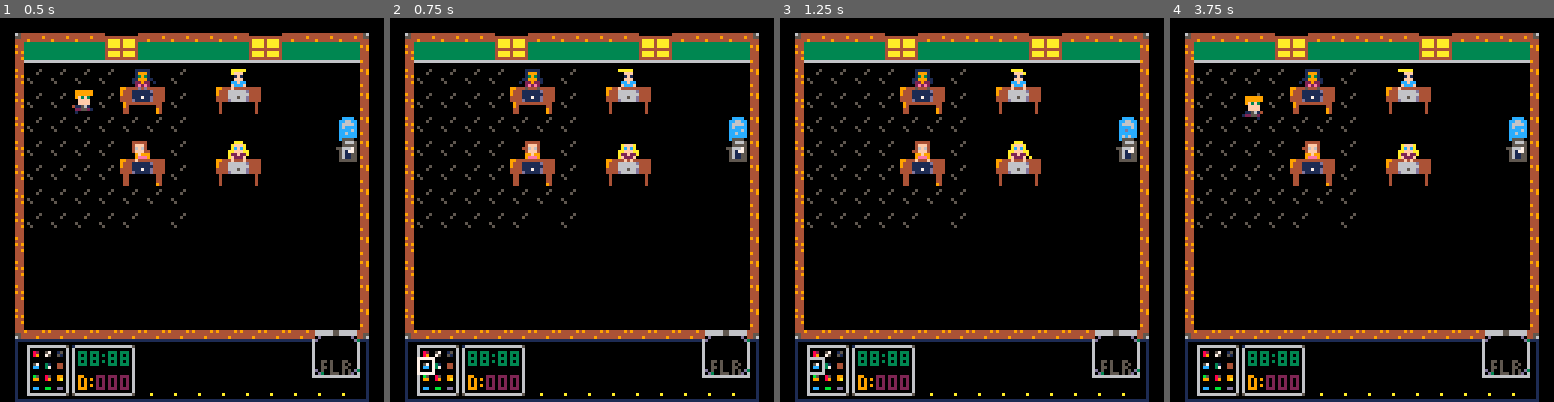
Above: before the commit, frames 1-4 (left to right).
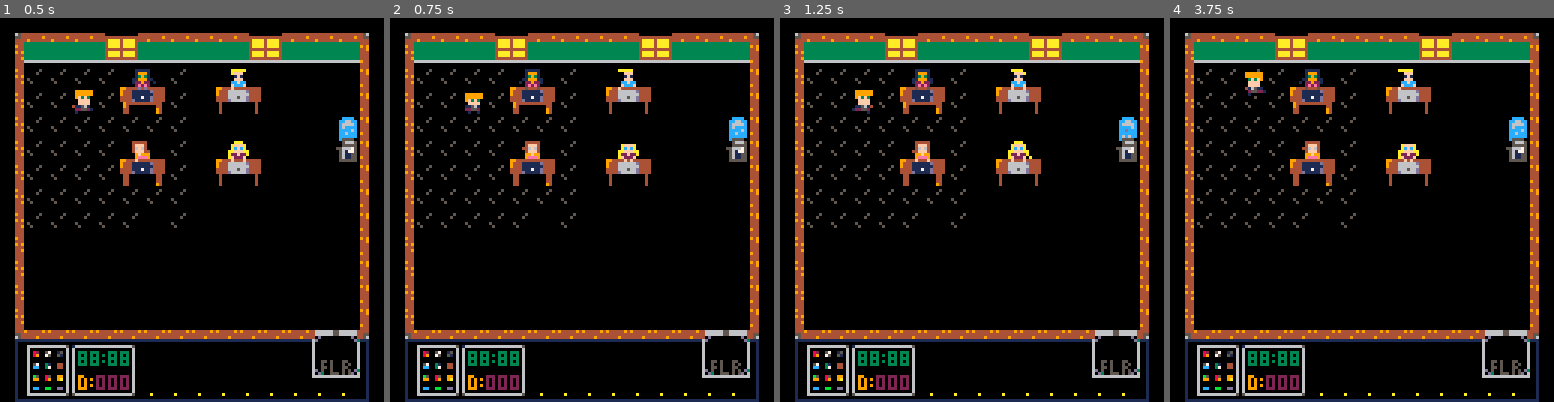
Above: after the commit, the same moments.

Repository: brettski/pico-8
Game: PICO-8 cartridge itslug.p8
The game is run twice, just before and just after one commit, with the same random seed, the same clock (stepped at 60 frames per second) and the same inputs.
Inputs:
- Up to frame 1 (0.5 s): tap X (X key) at 0.33 s
- Up to frame 2 (0.75 s): tap O (Z key) at 0.7 s
- Up to frame 3 (1.25 s): tap X (X key) at 1.07 s
- Up to frame 4 (3.75 s): hold Right 1.6-2.1 s; tap O (Z key) every 0.4 s from 1.7 to 3.7 s; tap X (X key) at 1.85, 2.97 s; hold Up 2.15-2.42 s; hold Right 2.47-3.03 s; hold Left 3.08-3.58 s; hold Down from 3.63 s (still down)

Frame 1 is identical in both runs. In frame 2, 0.3% of the frame differs, in the area x 7-25%, y 19-93%; in frame 3, 0.3%; in frame 4, 0.5%, in the area x 18-25%, y 14-27%.

Commit message:
remove cursor stuff

Diff:
--- a/itslug.p8
+++ b/itslug.p8
@@ -101,7 +101,7 @@
   --plr_x+=dirx[butt+1]
   --plr_y+=diry[butt+1]
  elseif butt==4 then -- 🅾️
-  switch_mode()
+  -- change to startmenu()
  --menu buttons here 🅾️❎
  --🅾️ switch modes
  --❎ select
@@ -123,17 +123,6 @@
  plr_oy=plr_soy*(1-plr_t)
 end
 
---cursor mode
-function update_cursor()
- local bn=getbutton()
- if bn==4 then
-  _upd=updategame
-  return
- elseif bn>=0 and bn<4 then
-  movefn=movecursor
-  dobutton(bn)
- end
-end
 -->8
 --drawing
 
@@ -150,10 +139,6 @@
   drawspr(plr_ani,plr_x*8+plr_ox,plr_y*8+plr_oy,dfltani_spd,plr_flp)
 end
 
-function drawcursor()
- drawspr(cur_ani,cur_x*8,cur_y*8,dfltani_spd,false,true)
-end
-
 function getframe(ani,spd)
  return ani[flr(t/spd)%#ani+1]
 end
@@ -193,7 +178,7 @@
 function initanidata()
  dfltani_spd=10
  plr_ani={16,17,18,19}
- cur_ani={20,21}
+ --cur_ani={20,21}
  waterc={49,50,51,52}
  deskani={}
  deskanix={}
@@ -229,18 +214,6 @@
  end
 end
 
---switch from player mode to
---cursor mode (or back)
-function switch_mode()
- debug={}
- _upd=update_cursor
- actdrawfn=drawcursor
-end
-
-function movecursor(_dx,_dy)
- cur_x+=_dx
- cur_y+=_dy
-end
 __gfx__
 00000000000000000000000000000000000000000000000004444400004444400000000000000000000000000000000000000000000000000000000000000000
 00000000000000000000000000000000000000000000000004aaa400004ffff00000000000000000000000000000000000000000000000000000000000000000
